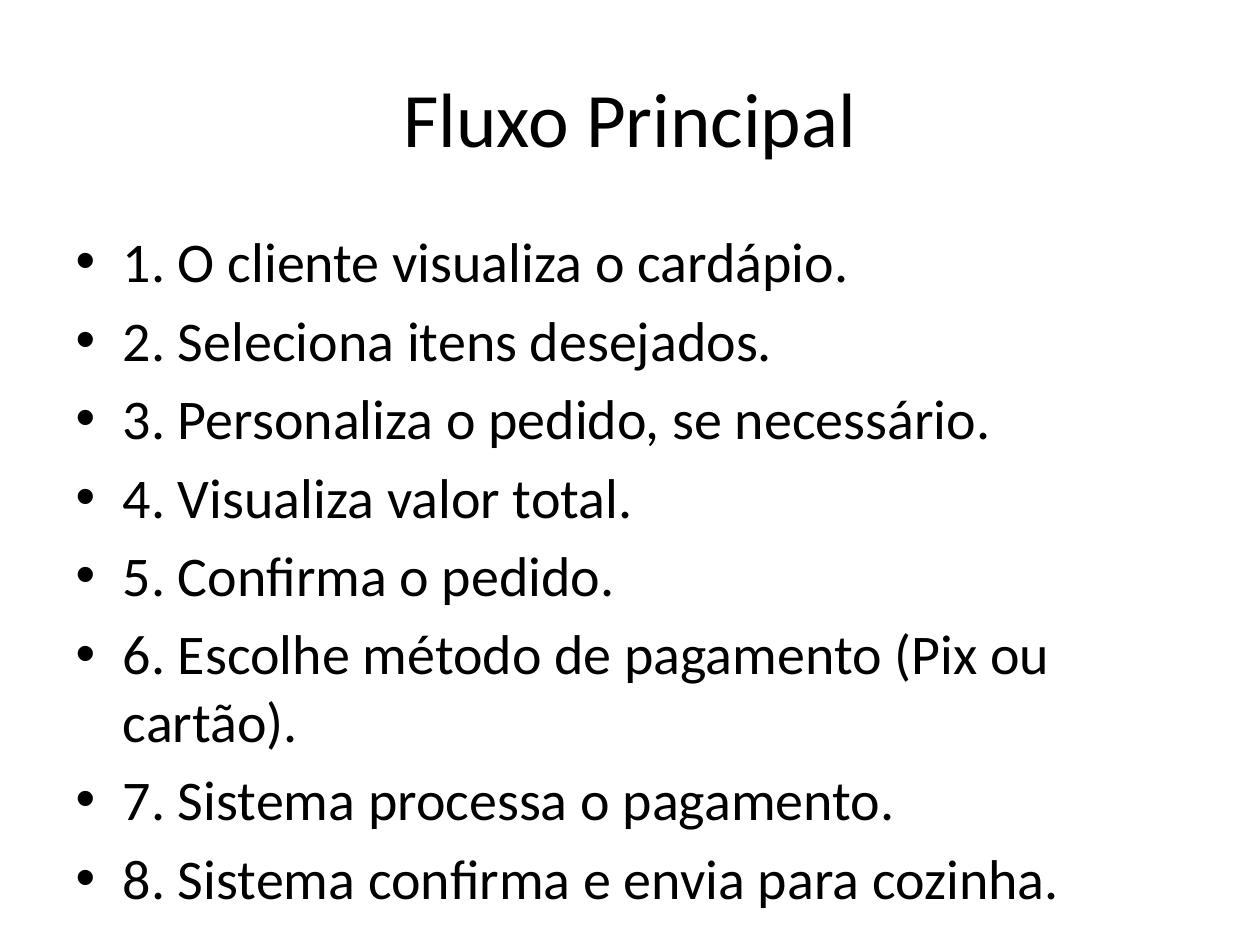
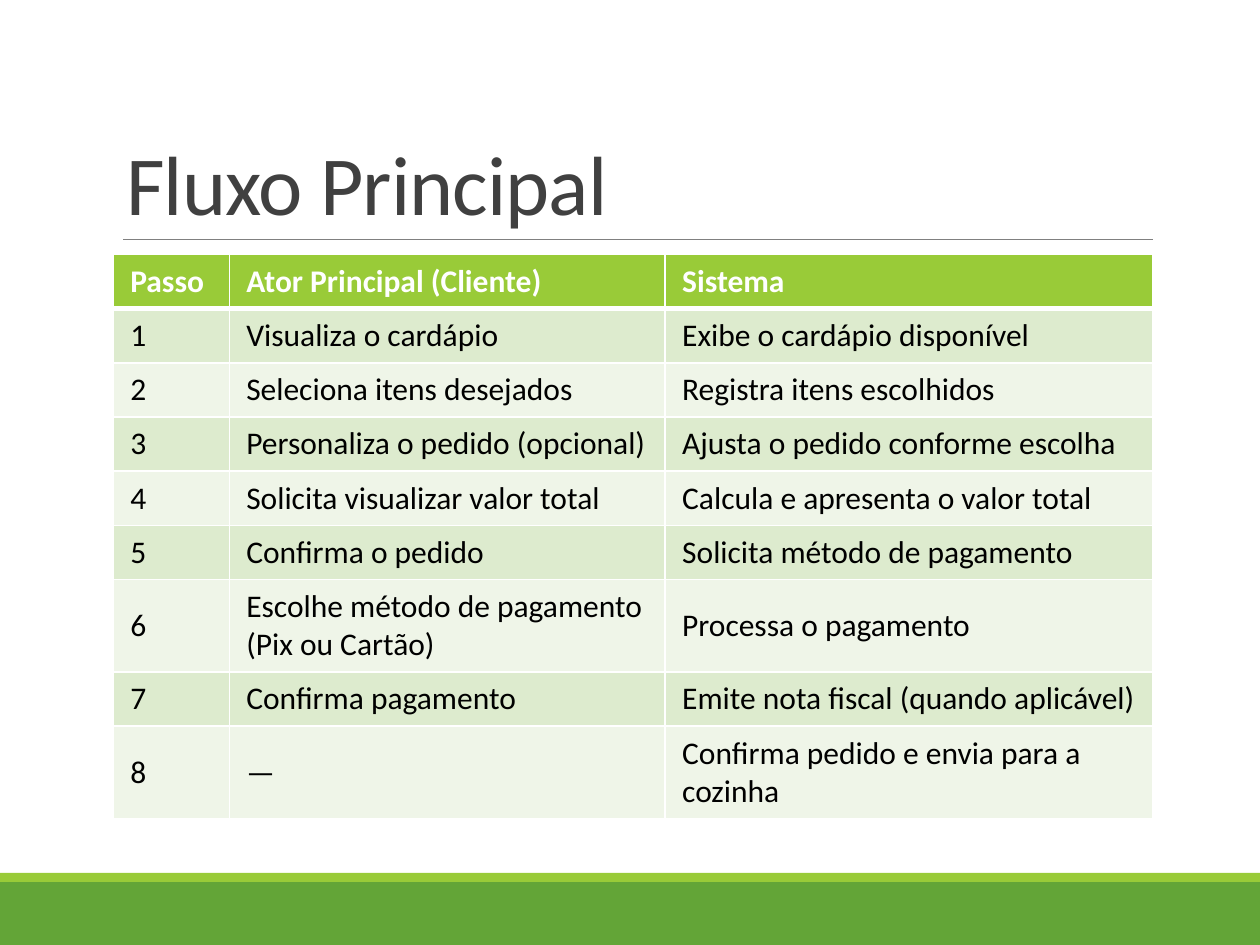
Before and after one commit to profAndreSouza/Material, a slide deck: slide 5 of Engenharia de Software/06 Modelagem de Casos de Uso.pptx (slide 8 before the commit). Drawn at 1260x945 pixels with LibreOffice and Linux fonts; fonts in the diff are those of the drawing. Boxes give left, top, right and bottom in pixels: in the first picture for what was removed or moved away, otherwise in the second. Text is boxed around its words. In the diff, an @@ line names an element or a change of style, - is before the commit and + after.

```diff
--- a/Engenharia de Software/06 Modelagem de Casos de Uso.pptx
+++ b/Engenharia de Software/06 Modelagem de Casos de Uso.pptx
@@ title "Fluxo Principal": place and size @@
-title "Fluxo Principal" at (403, 93, 856, 160)
+title "Fluxo Principal" at (126, 156, 607, 229)
@@ title "Fluxo Principal" at (126, 156, 607, 229): size 44 to 48 pt, text colour #000000 to #404040, letter spacing 0 to -0.5 pt; alignment centre to left; line spacing 1 to 0.85; vertical alignment middle to bottom @@
@@ line added from (123, 239) to (1153, 239), #808080 0.5 pt @@
@@ table added at (113, 255, 1153, 849), 9 rows, 3 columns @@
+Passo | Ator Principal (Cliente) | Sistema
+1 | Visualiza o cardápio | Exibe o cardápio disponível
+2 | Seleciona itens desejados | Registra itens escolhidos
+3 | Personaliza o pedido (opcional) | Ajusta o pedido conforme escolha
+4 | Solicita visualizar valor total | Calcula e apresenta o valor total
+5 | Confirma o pedido | Solicita método de pagamento
+6 | Escolhe método de pagamento (Pix ou Cartão) | Processa o pagamento
+7 | Confirma pagamento | Emite nota fiscal (quando aplicável)
+8 | — | Confirma pedido e envia para a cozinha
@@ text removed at (123, 243, 1059, 908) @@
-• 1. O cliente visualiza o cardápio.
-• 2. Seleciona itens desejados.
-• 3. Personaliza o pedido, se necessário.
-• 4. Visualiza valor total.
-• 5. Confirma o pedido.
-• 6. Escolhe método de pagamento (Pix ou cartão).
-• 7. Sistema processa o pagamento.
-• 8. Sistema confirma e envia para cozinha.
@@ rectangle added at (0, 882, 1260, 945), fill #63A537 @@
@@ rectangle added at (0, 873, 1260, 882), fill #99CB38 @@
```
Also in this commit, not shown: 8 other slides changed, 2 slides added, 24 slides removed.
